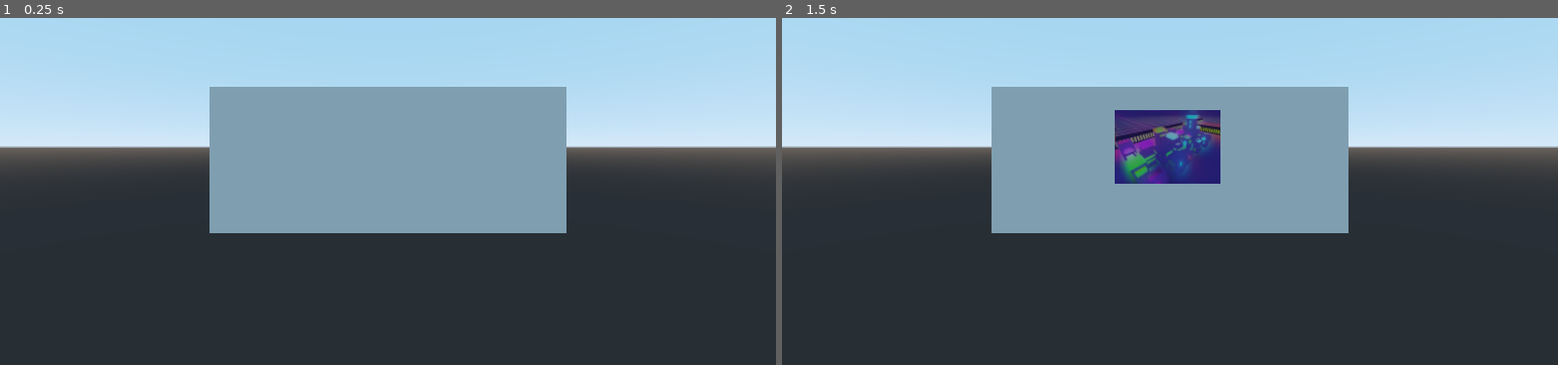
Above: before the commit, frames 1-2 (left to right).
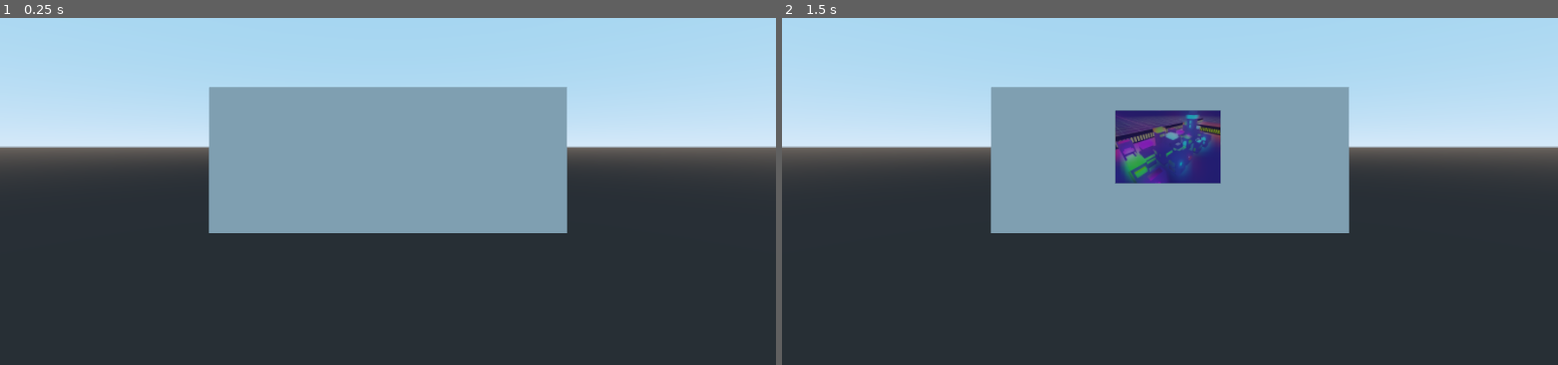
Above: after the commit, the same moments.

Repository: julianojosoa13/GameJamPlus21
Game: Godot game, scene res://Scenes/BulletTest.tscn
The game is run twice, just before and just after one commit, with the same random seed, the same clock (stepped at 60 frames per second) and the same inputs. Before the commit the project has no main scene; this scene is started directly in both runs.
Inputs (mouse positions are in pixels of both pictures, inside the frame that each line leads up to):
- Up to frame 1 (0.25 s): no input
- Up to frame 2 (1.5 s): tap Enter (ui_accept) at 0.5, 0.77, 1.25 s; move the mouse to (1340, 125) at 0.52 s; press the mouse at (1340, 125) at 0.53 s; hold D (move_right) 0.53-1.28 s; move the mouse to (1014, 167) at 1.27 s; release the mouse at (1014, 167) at 1.28 s; hold S (move_backward) from 1.28 s (still down); click (1014, 167) at 1.35 s

The runs differ from the first frame. In frame 1, 0.1% of the frame differs, in the area x 26-74%, y 19-63%; in frame 2, 0.2%.

Commit message:
Changement couleur painture

Diff:
--- /dev/null
+++ b/Levels/level0.tscn
@@ -0,0 +1,125 @@
+[gd_scene load_steps=9 format=2]
+
+[ext_resource path="res://Prefabs/player.tscn" type="PackedScene" id=1]
+
+[sub_resource type="SpatialMaterial" id=1]
+albedo_color = Color( 0.329412, 0.615686, 0.596078, 1 )
+metallic = 0.52
+
+[sub_resource type="CubeMesh" id=2]
+material = SubResource( 1 )
+
+[sub_resource type="BoxShape" id=3]
+
+[sub_resource type="Environment" id=4]
+background_mode = 1
+background_color = Color( 0.219608, 0.643137, 0.584314, 1 )
+ambient_light_color = Color( 0.788235, 0.584314, 0.584314, 0.52549 )
+ambient_light_energy = 0.52
+ambient_light_sky_contribution = 0.5
+fog_enabled = true
+tonemap_mode = 3
+tonemap_exposure = 1.24
+auto_exposure_enabled = true
+ss_reflections_enabled = true
+ssao_enabled = true
+dof_blur_far_enabled = true
+dof_blur_far_distance = 30.0
+glow_enabled = true
+
+[sub_resource type="BoxShape" id=5]
+
+[sub_resource type="CubeMesh" id=6]
+
+[sub_resource type="SpatialMaterial" id=7]
+albedo_color = Color( 0.109804, 0.415686, 0.407843, 1 )
+metallic_specular = 0.0
+emission_enabled = true
+emission = Color( 0.14902, 0.556863, 0.815686, 1 )
+emission_energy = 0.75
+emission_operator = 0
+emission_on_uv2 = false
+anisotropy_enabled = true
+anisotropy = 0.0
+ao_enabled = true
+ao_light_affect = 0.0
+ao_on_uv2 = false
+ao_texture_channel = 0
+
+[node name="level0" type="Spatial"]
+
+[node name="player" parent="." instance=ExtResource( 1 )]
+transform = Transform( 1, 0, 0, 0, 1, 0, 0, 0, 1, 16, 0, -0.128704 )
+speed = 4
+
+[node name="sol" type="StaticBody" parent="."]
+transform = Transform( 28.296, 0, 0, 0, 0.072, 0, 0, 0, 26.866, 0, 0, 0 )
+
+[node name="MeshInstance" type="MeshInstance" parent="sol"]
+transform = Transform( 1, 0, 0, 0, 1, 0, 0, 0, 1, 0, 0, 0 )
+mesh = SubResource( 2 )
+material/0 = null
+
+[node name="CollisionShape" type="CollisionShape" parent="sol"]
+shape = SubResource( 3 )
+
+[node name="WorldEnvironment" type="WorldEnvironment" parent="."]
+environment = SubResource( 4 )
+
+[node name="DirectionalLight" type="DirectionalLight" parent="."]
+transform = Transform( 0.965926, -0.183013, -0.183013, 0.258819, 0.683013, 0.683013, 0, -0.707107, 0.707107, 0, 0, 0 )
+light_color = Color( 0.890196, 0.639216, 0.639216, 1 )
+light_energy = 0.5
+shadow_enabled = true
+
+[node name="cube" type="StaticBody" parent="."]
+transform = Transform( 1, 0, 0, 0, 3.5, 0, 0, 0, 1, -26, 3.52837, 25 )
+__meta__ = {
+"_edit_group_": true
+}
+
+[node name="CollisionShape" type="CollisionShape" parent="cube"]
+shape = SubResource( 5 )
+
+[node name="MeshInstance" type="MeshInstance" parent="cube"]
+mesh = SubResource( 6 )
+material/0 = SubResource( 7 )
+
+[node name="cube2" type="StaticBody" parent="."]
+transform = Transform( 1, 0, 0, 0, 3.5, 0, 0, 0, 1, 25.999, 3.52837, 25 )
+__meta__ = {
+"_edit_group_": true
+}
+
+[node name="CollisionShape" type="CollisionShape" parent="cube2"]
+shape = SubResource( 5 )
+
+[node name="MeshInstance" type="MeshInstance" parent="cube2"]
+mesh = SubResource( 6 )
+material/0 = SubResource( 7 )
+
+[node name="cube3" type="StaticBody" parent="."]
+transform = Transform( 1, 0, 0, 0, 3.5, 0, 0, 0, 1, -26, 3.52837, -24 )
+__meta__ = {
+"_edit_group_": true
+}
+
+[node name="CollisionShape" type="CollisionShape" parent="cube3"]
+shape = SubResource( 5 )
+
+[node name="MeshInstance" type="MeshInstance" parent="cube3"]
+mesh = SubResource( 6 )
+material/0 = SubResource( 7 )
+
+[node name="cube4" type="StaticBody" parent="."]
+transform = Transform( 1, 0, 0, 0, 3.5, 0, 0, 0, 1, 25.999, 3.52837, -24 )
+__meta__ = {
+"_edit_group_": true
+}
+
+[node name="CollisionShape" type="CollisionShape" parent="cube4"]
+shape = SubResource( 5 )
+
+[node name="MeshInstance" type="MeshInstance" parent="cube4"]
+mesh = SubResource( 6 )
+material/0 = SubResource( 7 )
--- a/Prefabs/paint.tscn
+++ b/Prefabs/paint.tscn
@@ -1,8 +1,11 @@
-[gd_scene load_steps=6 format=2]
+[gd_scene load_steps=10 format=2]
 
 [sub_resource type="SpatialMaterial" id=1]
-albedo_color = Color( 0, 1, 0.905882, 0.0588235 )
+albedo_color = Color( 0.87451, 0.996078, 0.0117647, 1 )
 metallic = 0.51
+refraction_enabled = true
+refraction_scale = 0.46
+refraction_texture_channel = 1
 
 [sub_resource type="Curve" id=2]
 _data = [ Vector2( 0, 1 ), 0.0, 0.0, 0, 0, Vector2( 1, 1 ), 0.0, 0.0, 0, 0 ]
@@ -11,19 +14,76 @@
 curve = SubResource( 2 )
 
 [sub_resource type="ParticlesMaterial" id=4]
-lifetime_randomness = 0.67
 trail_divisor = 3
 trail_size_modifier = SubResource( 3 )
-emission_shape = 1
-emission_sphere_radius = 0.1
-direction = Vector3( 2, 0, 0 )
-spread = 3.0
-gravity = Vector3( 0, -18, 0 )
+spread = 8.57
+flatness = 0.32
 initial_velocity = 31.75
-initial_velocity_random = 0.05
 linear_accel = -6.34
+scale = 1.6
+scale_random = 0.65
 
 [sub_resource type="SphereMesh" id=5]
+
+[sub_resource type="Animation" id=6]
+resource_name = "bleue"
+tracks/0/type = "value"
+tracks/0/path = NodePath("Particles:material_override:albedo_color")
+tracks/0/interp = 1
+tracks/0/loop_wrap = true
+tracks/0/imported = false
+tracks/0/enabled = true
+tracks/0/keys = {
+"times": PoolRealArray( 0 ),
+"transitions": PoolRealArray( 1 ),
+"update": 0,
+"values": [ Color( 0.0392157, 0.839216, 0.94902, 1 ) ]
+}
+
+[sub_resource type="Animation" id=7]
+resource_name = "jaune"
+tracks/0/type = "value"
+tracks/0/path = NodePath("Particles:material_override:albedo_color")
+tracks/0/interp = 1
+tracks/0/loop_wrap = true
+tracks/0/imported = false
+tracks/0/enabled = true
+tracks/0/keys = {
+"times": PoolRealArray( 0 ),
+"transitions": PoolRealArray( 1 ),
+"update": 0,
+"values": [ Color( 0.87451, 0.996078, 0.0117647, 1 ) ]
+}
+
+[sub_resource type="Animation" id=8]
+resource_name = "rouge"
+tracks/0/type = "value"
+tracks/0/path = NodePath("Particles:material_override:albedo_color")
+tracks/0/interp = 1
+tracks/0/loop_wrap = true
+tracks/0/imported = false
+tracks/0/enabled = true
+tracks/0/keys = {
+"times": PoolRealArray( 0 ),
+"transitions": PoolRealArray( 1 ),
+"update": 0,
+"values": [ Color( 1, 0.164706, 0, 1 ) ]
+}
+
+[sub_resource type="Animation" id=9]
+resource_name = "vert"
+tracks/0/type = "value"
+tracks/0/path = NodePath("Particles:material_override:albedo_color")
+tracks/0/interp = 1
+tracks/0/loop_wrap = true
+tracks/0/imported = false
+tracks/0/enabled = true
+tracks/0/keys = {
+"times": PoolRealArray( 0 ),
+"transitions": PoolRealArray( 1 ),
+"update": 0,
+"values": [ Color( 0.219608, 1, 0, 1 ) ]
+}
 
 [node name="paint" type="Spatial"]
 
@@ -31,7 +91,15 @@
 transform = Transform( -4.37114e-08, 0, -0.5, 0, 0.5, 0, 1, 0, -2.18557e-08, 0, 0, 0 )
 material_override = SubResource( 1 )
 emitting = false
-amount = 200
-randomness = 0.13
+amount = 100
+lifetime = 4.19
+one_shot = true
+speed_scale = 1.93
 process_material = SubResource( 4 )
 draw_pass_1 = SubResource( 5 )
+
+[node name="AnimationPlayer" type="AnimationPlayer" parent="."]
+anims/bleue = SubResource( 6 )
+anims/jaune = SubResource( 7 )
+anims/rouge = SubResource( 8 )
+anims/vert = SubResource( 9 )
--- a/Prefabs/player.tscn
+++ b/Prefabs/player.tscn
@@ -674,7 +674,7 @@
 shape = SubResource( 11 )
 
 [node name="paint" parent="." instance=ExtResource( 2 )]
-transform = Transform( 1, 0, 0, 0, 1, 0, 0, 0, 1, 0, 3.40459, 1.18305 )
+transform = Transform( 1, 0, 0, 0, 1, 0, 0, 0, 1, 0, 4.43781, 1.02103 )
 
 [node name="Head" type="Spatial" parent="."]
 transform = Transform( 1, 0, 0, 0, 1, 0, 0, 0, 1, 0, 5.18873, -4.82305 )
@@ -692,8 +692,8 @@
 shape = SubResource( 12 )
 
 [node name="CinematicCamera" type="Camera" parent="."]
-transform = Transform( -1, 0, -8.74228e-08, 0, 1, 0, 8.74228e-08, 0, -1, -1.95519, 2.77405, -4.41046 )
-fov = 50.0
+transform = Transform( -1, 0, -8.74228e-08, 0, 1, 0, 8.74228e-08, 0, -1, -1.4621, 3.15755, -4.60071 )
+fov = 72.2
 
 [node name="TextureRect" type="TextureRect" parent="CinematicCamera"]
 margin_left = 309.0
--- a/Scripts/player.gd
+++ b/Scripts/player.gd
@@ -19,6 +19,13 @@
 	DEAD = 2,
 	RESPAWN = 3,
 	CAPTURING = 4
+}
+
+enum {
+	BLEU = 0,
+	VERT = 1,
+	ROUGE = 2,
+	JAUNE = 3
 }
 
 var initial_pos = Vector3.ZERO
@@ -69,9 +76,23 @@
 #				state = CAPTURING
 #				$CinematicCamera/TextureRect.visible = true
 			if Input.is_action_just_released("fire"):
+				var couleur = get_rand_array([BLEU, VERT,JAUNE, ROUGE])
+				match couleur:
+					BLEU:
+						$paint/AnimationPlayer.play("bleue")
+					JAUNE:
+						$paint/AnimationPlayer.play("jaune")
+					ROUGE:
+						$paint/AnimationPlayer.play("rouge")
+					VERT:
+						$paint/AnimationPlayer.play("vert")
 				$CinematicCamera.current = false
 				$Head/Camera.current = true
 				$paint/Particles.emitting = false
+
+func get_rand_array(liste):
+	randomize()
+	return liste[randi() % liste.size()]
 
 func respawn():
 	translation= initial_pos
--- a/project.godot
+++ b/project.godot
@@ -11,6 +11,7 @@
 [application]
 
 config/name="GJP21"
+run/main_scene="res://Levels/level0.tscn"
 config/icon="res://icon.png"
 
 [display]
@@ -65,4 +66,5 @@
 
 [rendering]
 
+quality/filters/msaa=2
 environment/default_environment="res://default_env.tres"
